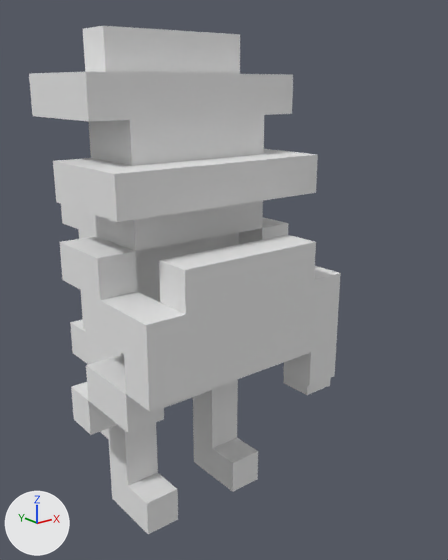
What one commit did to the OBJ model Assets/NightOfTheSpook/Vox/Player1.vox.obj.
Rendered twice from a 50 mm lens placed at (-0.923, -1.336, 1.172), pointed at (0.043, -0.129, 0.689). Lighting does not change. The marker at lower left points along +X, +Y and +Z. Where no turn or scale is listed for an object, it has been applied to the vertices. Vertices at the same position are counted once.

The first picture shows 'Untitled'.
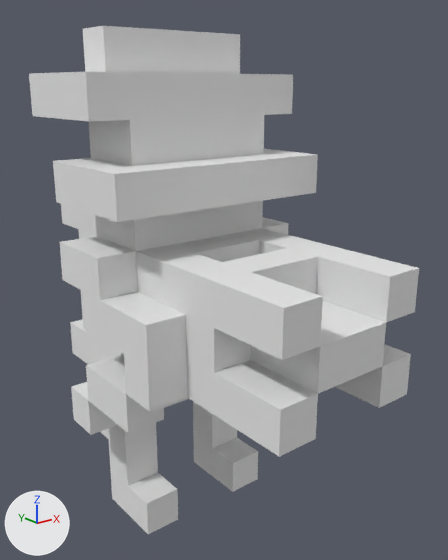
Commit message: Minor player improvements

Edits to the bpy script that builds the scene:
```text
Change me_untitled:
    used by ob_untitled; location = (0.0, 0.0, 0.0)
    remove me_untitled.from_pydata(...)  # 238 vertices, 490 faces; spans x -0.3..0.4, y -0.3..0.3, z 0.0..1.3
    add me_untitled.from_pydata(...)  # 286 vertices, 600 faces; spans x -0.3..0.4, y -0.6..0.3, z 0.0..1.3
    me_untitled part 1
    4 vertices are removed from x -0.2..0.2, y -0.3..-0.2, z 0.8
    61 faces are deleted
    8 vertices are added at x -0.1..0.2, y -0.6..-0.1, z 0.5..0.7
    7 new vertices lie (0.0, -0.1, 0.1) away from vertices in x -0.2..0.2, y -0.3..0.0, z 0.4..0.7
    6 new vertices lie (0.1, 0.0, 0.0) away from vertices in x -0.2, y -0.4..0.0, z 0.5..0.7
    6 new vertices lie (0.0, -0.2, 0.0) away from vertices in x -0.2..0.2, y -0.4, z 0.6..0.7
    7 new vertices lie (0.0, 0.0, 0.1) away from vertices in x -0.2..0.2, y -0.6..-0.1, z 0.5..0.7
    7 new vertices lie (0.1, 0.0, -0.1) away from vertices in x -0.2..0.0, y -0.6..0.0, z 0.6..0.8
    6 new vertices lie (-0.1, 0.0, 0.0) away from vertices in x -0.1..0.2, y -0.6..-0.4, z 0.5..0.8
    5 new vertices lie (0.2, 0.0, 0.0) away from vertices in x -0.1, y -0.4..0.0, z 0.5..0.8
    171 new faces join them
```

Boxes [x1, y1, x2, y2] around the edits, measured in the pictures (448 x 560 px):
'Untitled', reshaped (25% wider): before [29, 26, 341, 534]; after [29, 26, 419, 534]
part 1 of me_untitled, built on: before [86, 230, 316, 398]; after [86, 228, 419, 457]
